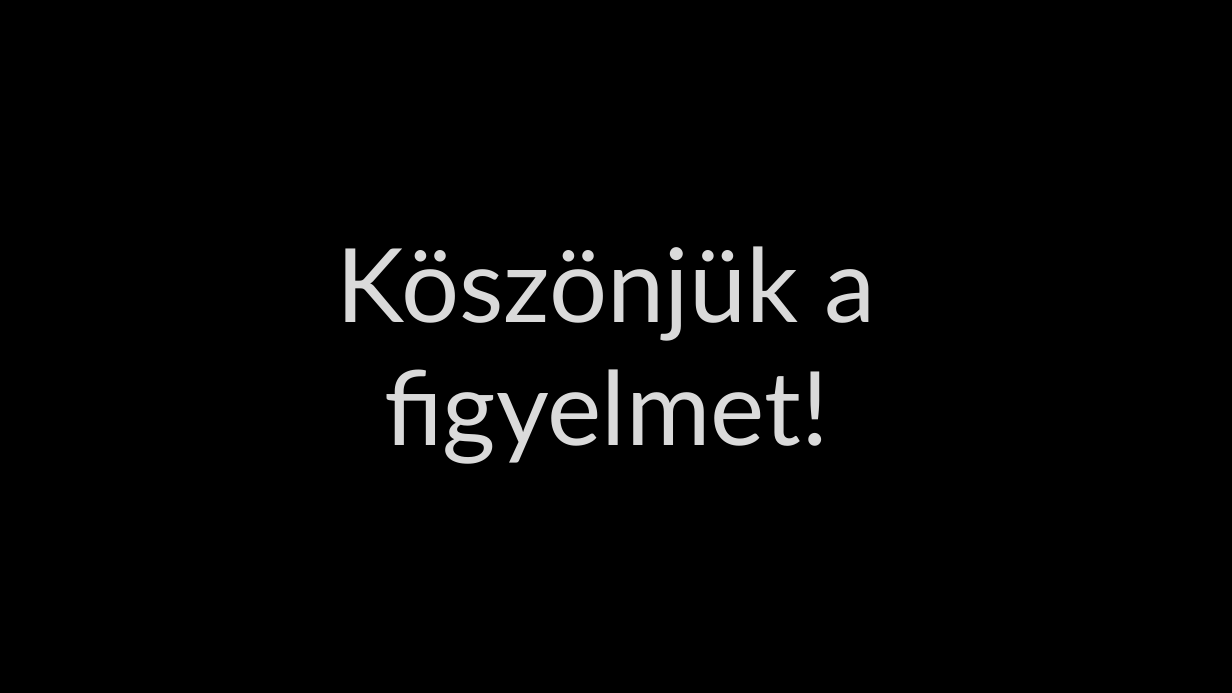
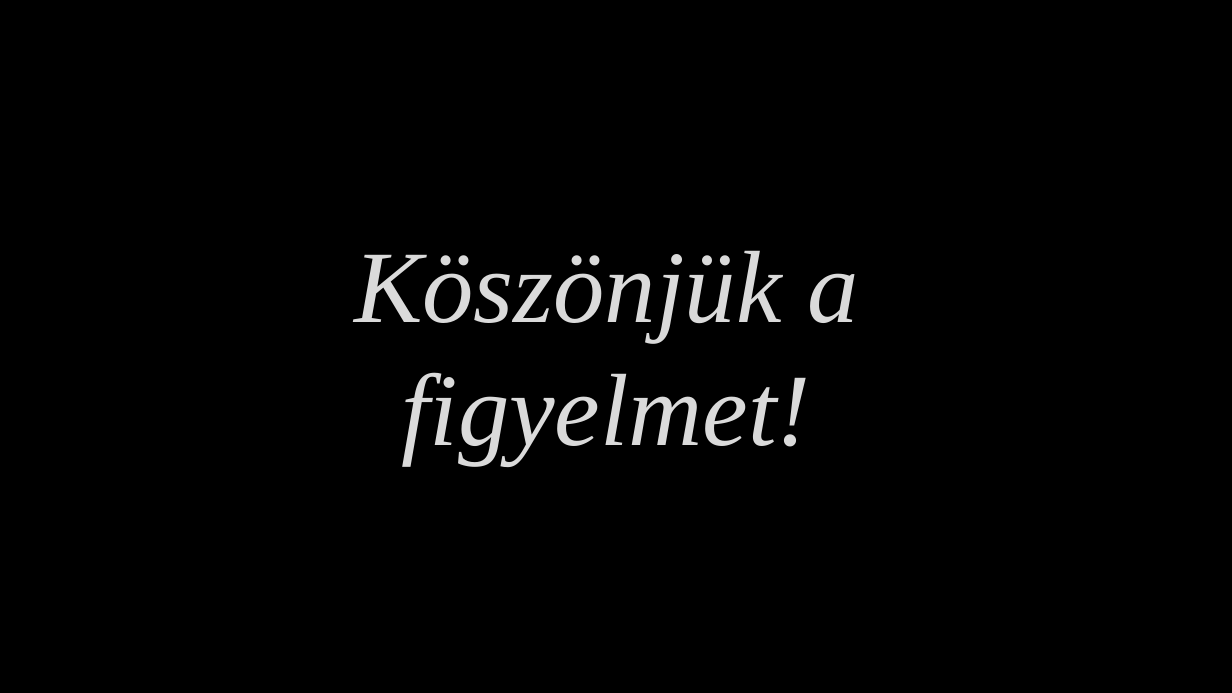
Before and after one commit to sariandras/WOW-project, a slide deck: slide 12 of wow.pptx (slide 8 before the commit). Drawn at 1232x693 pixels with LibreOffice and Linux fonts; fonts in the diff are those of the drawing; background and template pictures are left out. Boxes give left, top, right and bottom in pixels: in the first picture for what was removed or moved away, otherwise in the second. Text is boxed around its words. In the diff, an @@ line names an element or a change of style, - is before the commit and + after.

```diff
--- a/wow.pptx
+++ b/wow.pptx
@@ title "Köszönjük a figyelmet!" at (354, 250, 858, 465): font Lato to Times New Roman, italic on @@
```
Also in this commit, not shown: 1 other slide changed, 4 slides added.
